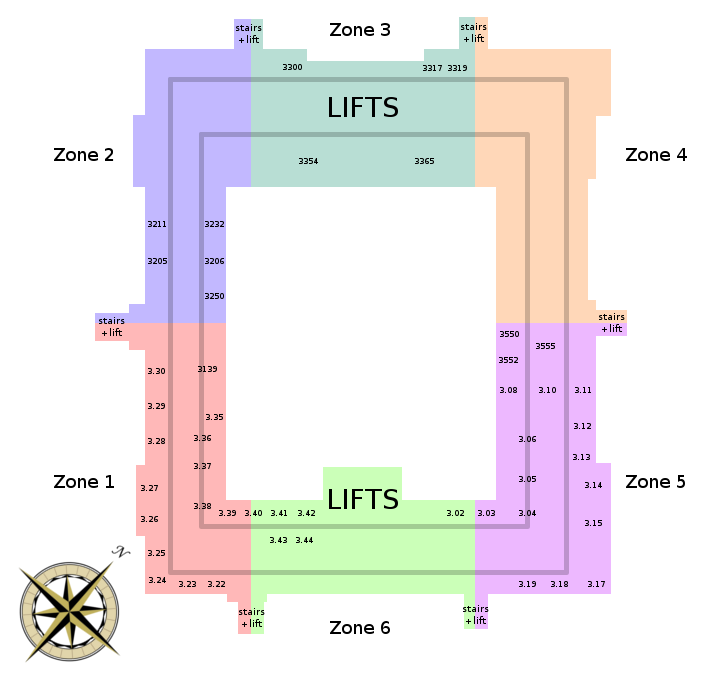
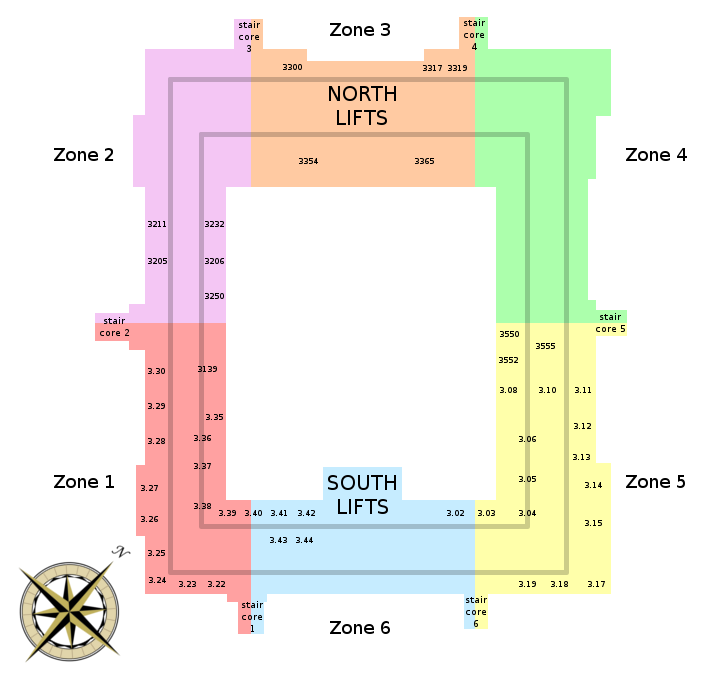
Two versions of the same layered image (708 x 687). Layer-by-layer changes:
moved "LIFTS N" above "LIFTS S", painted on it over (x1=329, y1=86, x2=398, y2=125)
painted on "LIFTS S" over (x1=328, y1=475, x2=398, y2=514)
renamed "stairs se" to "stairs 6 se", painted on it over (x1=463, y1=596, x2=489, y2=627)
renamed "stairs e" to "stairs 5 e", moved it above "stairs 4 ne", painted on it over (x1=596, y1=313, x2=625, y2=332)
renamed "stairs ne" to "stairs 4 ne", painted on it over (x1=461, y1=19, x2=487, y2=50)
renamed "stairs nw" to "stairs 3 nw", moved it above "stairs 2 w", painted on it over (x1=236, y1=21, x2=262, y2=52)
renamed "stairs w" to "stairs 2 w", painted on it over (x1=99, y1=317, x2=130, y2=336)
renamed "stairs sw" to "stairs 1 sw", painted on it over (x1=239, y1=601, x2=265, y2=632)
"zones": opacity 28% → 65%, painted on it over (x1=95, y1=17, x2=627, y2=634)
